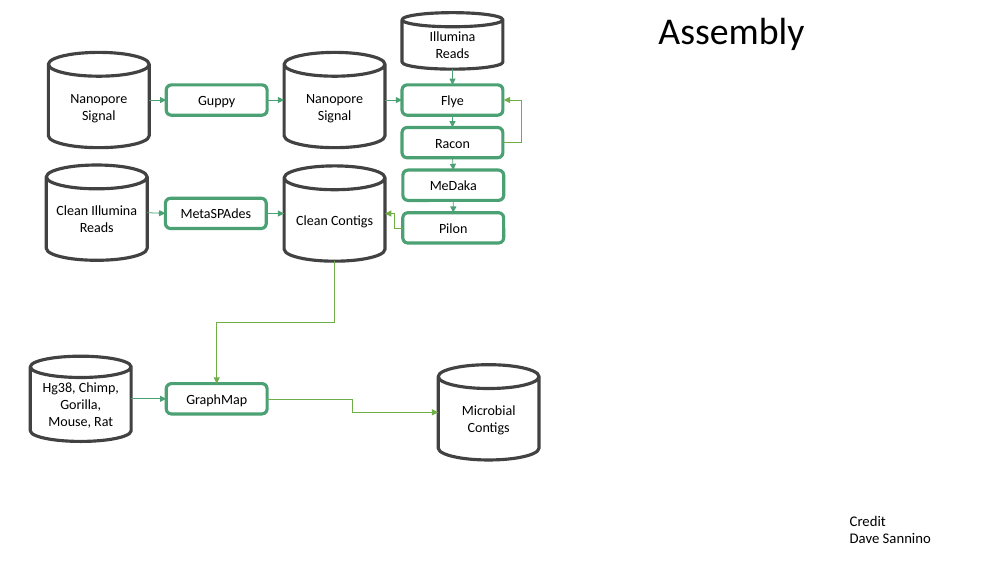
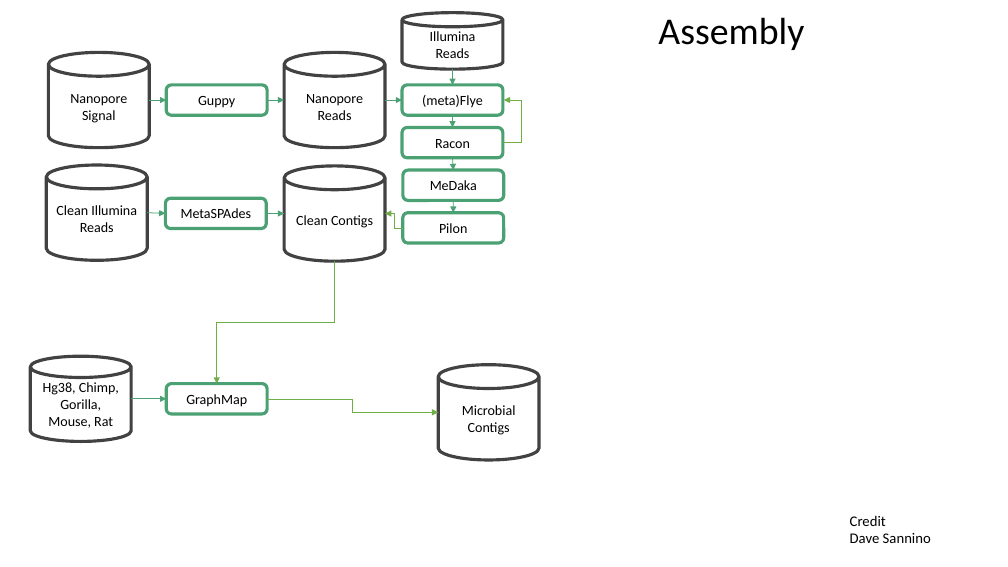
Before and after one commit to MetaSUB/CAP2, a slide deck: slide 12 of docs/cap2_roadmap.pptx. Drawn at 1008x567 pixels with LibreOffice and Linux fonts; fonts in the diff are those of the drawing. Boxes give left, top, right and bottom in pixels: in the first picture for what was removed or moved away, otherwise in the second. Text is boxed around its words. In the diff, an @@ line names an element or a change of style, - is before the commit and + after.

```diff
--- a/docs/cap2_roadmap.pptx
+++ b/docs/cap2_roadmap.pptx
@@ text in cylinder at (306, 94, 363, 120): text changed @@
-Nanopore Signal
+Nanopore Reads
@@ text in rounded rectangle at (422, 95, 483, 108): text changed @@
-Flye
+(meta)Flye
```
Also in this commit, not shown: 4 slides added, 5 other files.
